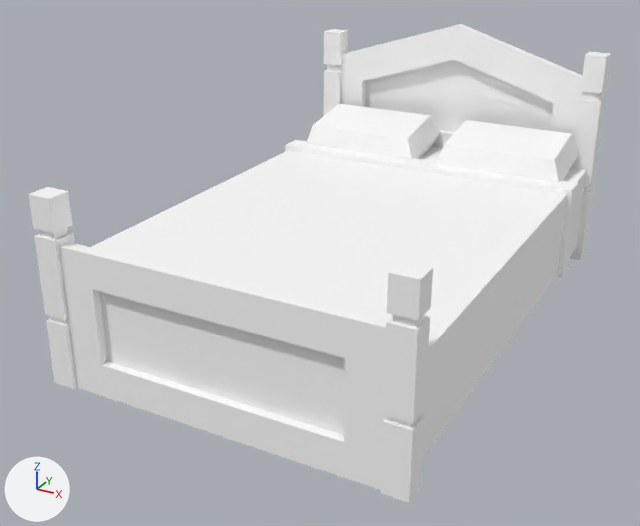
Two versions of the glTF model assets/synty/simple_fantasy_interiors/models/SM_Prop_Bed_05.glb, one commit apart.
Both versions are drawn from a 50 mm camera at (0.0353, -0.0718, 0.0401) aimed at (-0.002, -0.004, 0.0062). The axes (+X, +Y, +Z) are drawn at lower left. The lights are the same throughout.

Script lines for the objects in view, before the commit:
```python
mat_lambert1 = principled_material('lambert1')
mat_lambert1.base_color = (1.0, 1.0, 1.0)  # white #ffffff
mat_lambert1.roughness = 0.553
me_mesh = bpy.data.meshes.new('Mesh')
me_mesh.from_pydata(...)  # 260 vertices, 470 faces; spans x -0.0166..0.0168, y -0.025..0.0254, z 0.0..0.0247
me_mesh.materials.append(mat_lambert1)  # white #ffffff
ob_sm_prop_bed_05 = bpy.data.objects.new('SM_Prop_Bed_05', me_mesh)
ob_sm_prop_bed_05.location = (0.0, 0.0, 0.0)
```
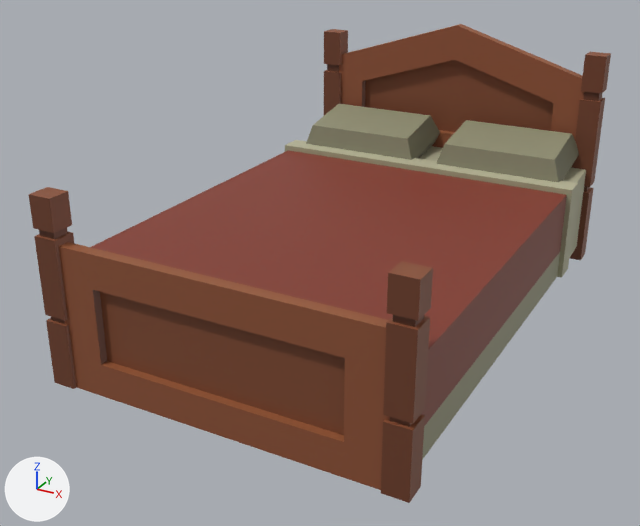
Location of each change, (x1, y1, x2, y2) in pixels of the pictures (640 x 526 px):
'SM_Prop_Bed_05', surface changed (white to brown): (28, 24, 611, 503) in both

Edits to the bpy script that builds the scene:
```text
Add img_simplefantasyinteriorstexture:
    img_simplefantasyinteriorstexture = load_image('SimpleFantasyInteriorsTexture', '_unpacked/SimpleFantasyInteriorsTexture', 1024, 1024, 'sRGB')
Change mat_lambert1:
    remove mat_lambert1.base_color = (1.0, 1.0, 1.0)  # white #ffffff
    add mat_lambert1.texture = img_simplefantasyinteriorstexture
```
